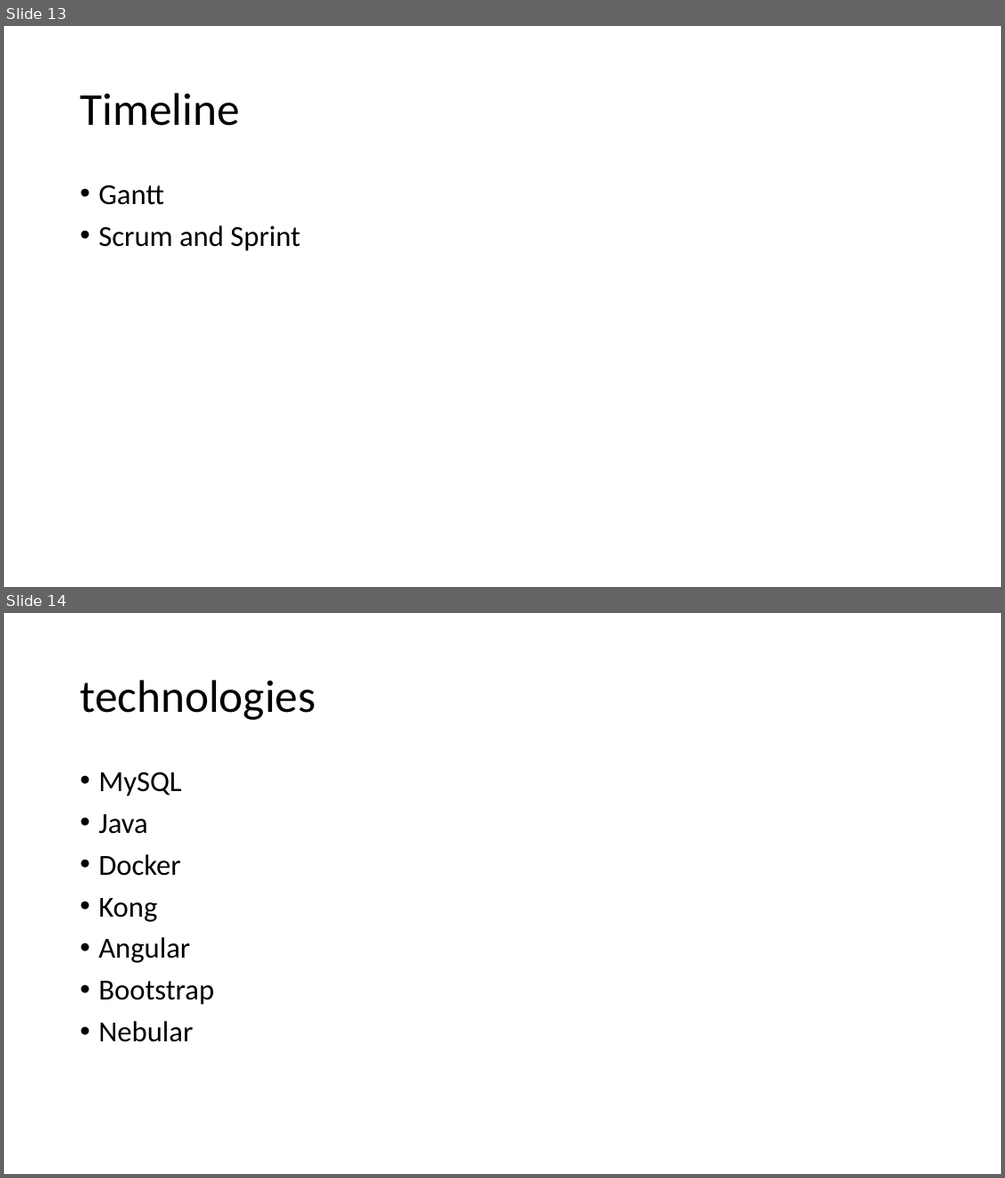
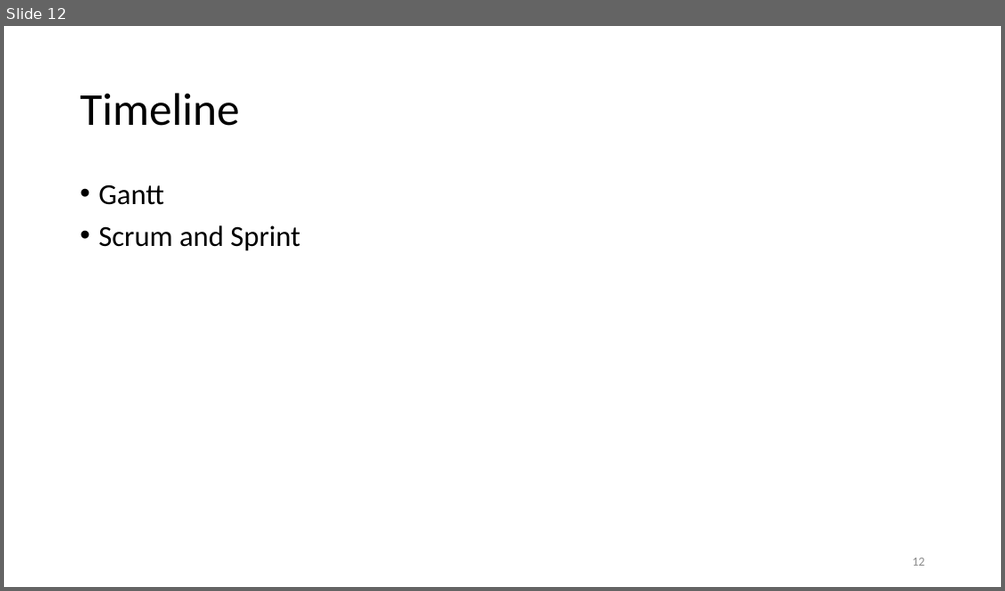
Before and after one commit to unige-pinfo-2019/PInfo1, a slide deck: Docs/UNIbay_DeskPitch.pptx. Shown one above the other, each under a label of ours: slides 13 and 14 before the commit, slide 12 after it. The pictures are 1005x1178 and 1005x591 pixels, drawn with LibreOffice and Linux fonts; fonts in the diff are those of the drawing. Boxes give left, top, right and bottom in pixels: in the first picture for what was removed or moved away, otherwise in the second. Text is boxed around its words. In the diff, an @@ line names an element or a change of style, - is before the commit and + after.

```diff
--- a/Docs/UNIbay_DeskPitch.pptx
+++ b/Docs/UNIbay_DeskPitch.pptx
@@ slide 14 removed at [4, 613, 1001, 1174], background #FFFFFF @@
@@ title removed at [80, 680, 316, 720] @@
-technologies
@@ text removed at [98, 771, 214, 1042] @@
-• MySQL
-• Java
-• Docker
-• Kong
-• Angular
-• Bootstrap
-• Nebular
@@ what was slide 13 is now slide 12 @@
@@ slide 12 changed as well @@
@@ page number added at [912, 557, 924, 565], 12 pt, text #8C8C8C @@
+12
```
Also in this commit, not shown: 9 other slides changed, 4 slides added, 4 other slides removed.
